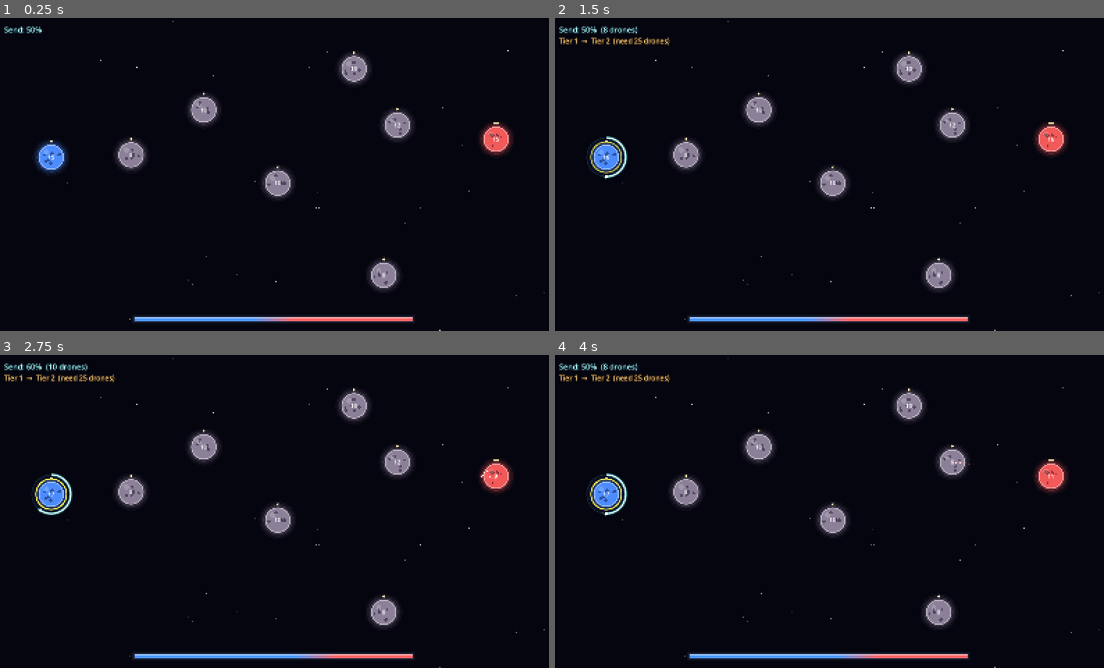
Above: before the commit, frames 1-4 (two rows, left to right).
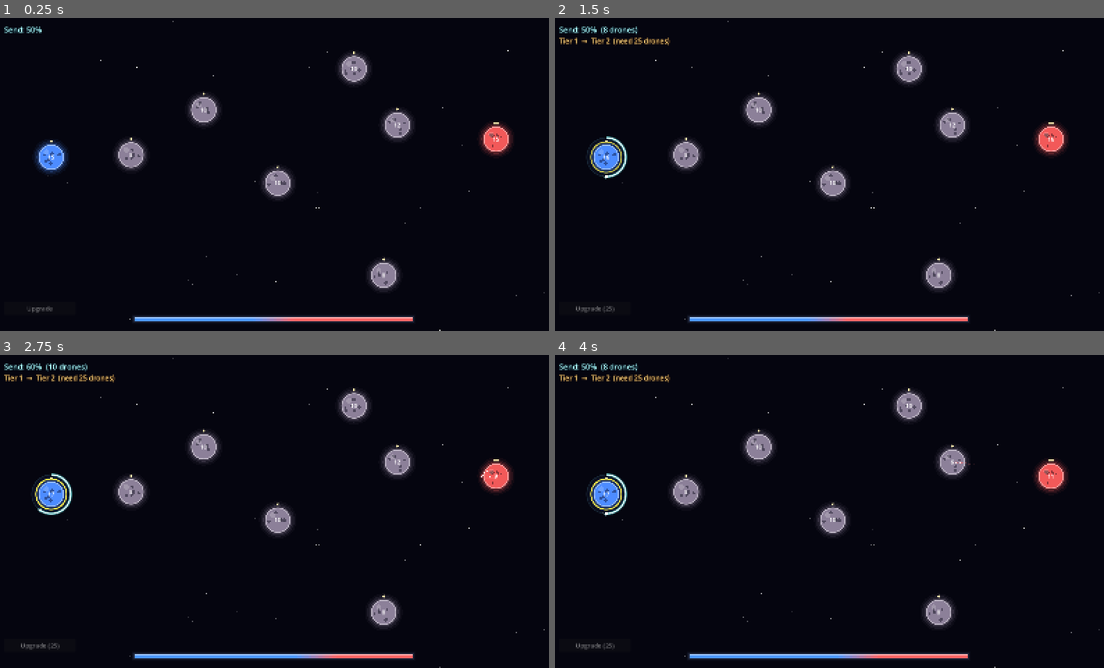
Above: after the commit, the same moments.

Repository: zacid/void-harvester
Game: Godot game, scene res://scenes/Main.tscn
The game is run twice, just before and just after one commit, with the same random seed, the same clock (stepped at 60 frames per second) and the same inputs.
Inputs (mouse positions are in pixels of both pictures, inside the frame that each line leads up to):
- Up to frame 1 (0.25 s): no input
- Up to frame 2 (1.5 s): tap Enter at 0.5 s; move the mouse to (604, 155) at 0.52 s; hold Up 0.53-1.28 s; tap R at 0.6, 1.35 s; click (604, 155) at 0.67 s; tap Space at 1.25 s; move the mouse to (834, 183) at 1.27 s; hold Down from 1.28 s (still down); click (834, 183) at 1.42 s
- Up to frame 3 (2.75 s): tap Enter at 2 s; move the mouse to (384, 611) at 2.02 s; release Down at 2.03 s; hold Up from 2.03 s (still down); tap R at 2.1 s; click (384, 611) at 2.17 s
- Up to frame 4 (4 s): tap Space at 2.75 s; move the mouse to (950, 461) at 2.77 s; tap R at 2.85, 3.6 s; click (950, 461) at 2.92 s; tap Enter at 3.5 s; move the mouse to (686, 492) at 3.52 s; release Up at 3.53 s; hold Down from 3.53 s (still down); click (686, 492) at 3.67 s

The runs differ from the first frame. In frame 1, less than 0.1% of the frame differs, in the area x 4-10%, y 92-95%; in frame 2, less than 0.1%, in the area x 3-11%, y 92-95%; in frame 3, less than 0.1%; in frame 4, less than 0.1%.

Commit message:
Refine planet interaction UX

Diff:
--- a/scenes/Main.tscn
+++ b/scenes/Main.tscn
@@ -81,11 +81,23 @@
 theme_override_font_sizes/font_size = 20
 text = ""
 
+[node name="UpgradeButton" type="Button" parent="HUD"]
+offset_left = 24.0
+offset_top = 816.0
+offset_right = 230.0
+offset_bottom = 854.0
+theme_override_font_sizes/font_size = 18
+text = "Upgrade"
+
 [node name="Label" type="Label" parent="HUD"]
-offset_left = 550.0
-offset_top = 380.0
-offset_right = 1050.0
-offset_bottom = 540.0
+anchor_left = 0.5
+anchor_top = 0.5
+anchor_right = 0.5
+anchor_bottom = 0.5
+offset_left = -260.0
+offset_top = -80.0
+offset_right = 260.0
+offset_bottom = 80.0
 theme_override_font_sizes/font_size = 42
 horizontal_alignment = 1
 vertical_alignment = 1
--- a/scripts/main.gd
+++ b/scripts/main.gd
@@ -7,6 +7,7 @@
 @onready var hud_label: Label = $HUD/Label
 @onready var send_label: Label = $HUD/SendLabel
 @onready var upgrade_label: Label = $HUD/UpgradeLabel
+@onready var upgrade_button: Button = $HUD/UpgradeButton
 @onready var balance_bar: Node2D = $HUD/BalanceBar
 @onready var ai_timer: Timer = $AITimer
 
@@ -24,6 +25,7 @@
 	ai_timer.timeout.connect(_on_ai_timer_timeout)
 	ai_timer.wait_time = Settings.AI_TICK_INTERVAL
 	ai_timer.start()
+	upgrade_button.pressed.connect(_on_upgrade_button_pressed)
 	hud_label.text = ""
 	_refresh_hud()
 
@@ -83,6 +85,9 @@
 			_adjust_send(-Settings.SEND_FRACTION_STEP)
 			return
 		elif event.button_index == MOUSE_BUTTON_LEFT:
+			# Ignore world-click deselect when the mouse is over HUD controls.
+			if get_viewport().gui_get_hovered_control() != null:
+				return
 			# Empty-space deselect using a geometric check — doesn't depend on
 			# Godot's input-handled flag, which can be unreliable from Area2D._input_event.
 			if not _click_was_on_planet():
@@ -102,18 +107,12 @@
 
 # === Planet click handlers ===
 
-func _on_planet_left_clicked(planet, double_click: bool) -> void:
+func _on_planet_left_clicked(planet, _double_click: bool) -> void:
 	if game_over:
 		return
 	if planet.owner_type != planet.Owner.PLAYER:
 		return
-	if double_click:
-		# Only act if upgrade is actually possible — otherwise total no-op
-		if planet.can_upgrade():
-			planet.start_upgrade()
-			_refresh_hud()
-		return
-	# Single click: select (no-op if already selected) + produce one drone
+	# Left-click: select + produce one drone.
 	_select(planet)
 	planet.produce_manual()
 	_refresh_hud()
@@ -189,16 +188,44 @@
 # === HUD ===
 
 func _refresh_hud() -> void:
-	if not send_label or not upgrade_label:
+	if not send_label or not upgrade_label or not upgrade_button:
 		return
 	var pct = int(round(send_fraction * 100.0))
 	if selected_planet != null:
 		var n = int(selected_planet.drone_count * send_fraction)
 		send_label.text = "Send: %d%%  (%d drones)" % [pct, n]
 		upgrade_label.text = _upgrade_status_text(selected_planet)
+		_refresh_upgrade_button(selected_planet)
 	else:
 		send_label.text = "Send: %d%%" % pct
 		upgrade_label.text = ""
+		upgrade_button.text = "Upgrade"
+		upgrade_button.disabled = true
+
+func _refresh_upgrade_button(planet) -> void:
+	if planet.owner_type != planet.Owner.PLAYER:
+		upgrade_button.text = "Upgrade"
+		upgrade_button.disabled = true
+		return
+	if planet.is_upgrading:
+		upgrade_button.text = "Upgrading..."
+		upgrade_button.disabled = true
+		return
+	if planet.upgrade_tier >= Settings.TIER_COUNT - 1:
+		upgrade_button.text = "Max Tier"
+		upgrade_button.disabled = true
+		return
+	var cost = planet.upgrade_cost()
+	upgrade_button.text = "Upgrade (%d)" % cost
+	upgrade_button.disabled = planet.drone_count < cost
+
+func _on_upgrade_button_pressed() -> void:
+	if game_over:
+		return
+	if selected_planet == null:
+		return
+	if selected_planet.start_upgrade():
+		_refresh_hud()
 
 func _upgrade_status_text(planet) -> String:
 	if planet.owner_type != planet.Owner.PLAYER:
@@ -210,7 +237,7 @@
 		return "Tier %d  (max)" % planet.upgrade_tier
 	var cost = planet.upgrade_cost()
 	if planet.drone_count >= cost:
-		return "Tier %d  →  Tier %d  (double-click, cost %d)" % [planet.upgrade_tier, planet.upgrade_tier + 1, cost]
+		return "Tier %d  →  Tier %d  (button, cost %d)" % [planet.upgrade_tier, planet.upgrade_tier + 1, cost]
 	return "Tier %d  →  Tier %d  (need %d drones)" % [planet.upgrade_tier, planet.upgrade_tier + 1, cost]
 
 # === Win/lose ===
--- a/scripts/planet.gd
+++ b/scripts/planet.gd
@@ -69,8 +69,26 @@
 	if is_upgrading or owner_type == Owner.NEUTRAL:
 		return false
 	drone_count = minf(drone_count + Settings.MANUAL_CLICK_BONUS, float(get_max_drones()))
+	_spawn_manual_gain_popup(Settings.MANUAL_CLICK_BONUS)
 	update_visuals()
 	return true
+
+func _spawn_manual_gain_popup(amount: int) -> void:
+	var popup := Label.new()
+	popup.text = "+%d" % amount
+	popup.position = Vector2(-16.0, -PLANET_RADIUS - 24.0)
+	popup.modulate = Color(0.7, 1.0, 1.0, 1.0)
+	popup.add_theme_color_override("font_color", Color(0.7, 1.0, 1.0))
+	popup.add_theme_color_override("font_outline_color", Color(0.0, 0.15, 0.2))
+	popup.add_theme_constant_override("outline_size", 3)
+	popup.add_theme_font_size_override("font_size", 18)
+	add_child(popup)
+
+	var tween = create_tween()
+	tween.set_parallel(true)
+	tween.tween_property(popup, "position:y", popup.position.y - 26.0, 0.35)
+	tween.tween_property(popup, "modulate:a", 0.0, 0.35)
+	tween.finished.connect(popup.queue_free)
 
 # === Upgrade ===
 
--- a/scripts/settings.gd
+++ b/scripts/settings.gd
@@ -6,7 +6,7 @@
 const TIER_COUNT: int = 4
 const UPGRADE_COSTS: Array[int]      = [0,    10,   25,   50]   # cost to reach this tier
 const TIER_GEN_RATES: Array[float]   = [0.0,  0.5,  1.0,  2.0]  # drones per second
-const TIER_MAX_DRONES: Array[int]    = [20,   30,   50,   80]   # cap
+const TIER_MAX_DRONES: Array[int]    = [999, 999, 999, 999]     # effectively uncapped for now
 
 const UPGRADE_DURATION: float = 5.0  # seconds locked while upgrading
 
Not shown: 1 places in scenes/Main.tscn that only renumber resources
Not shown, changed: docs/index.html
Not shown, changed: docs/index.pck
